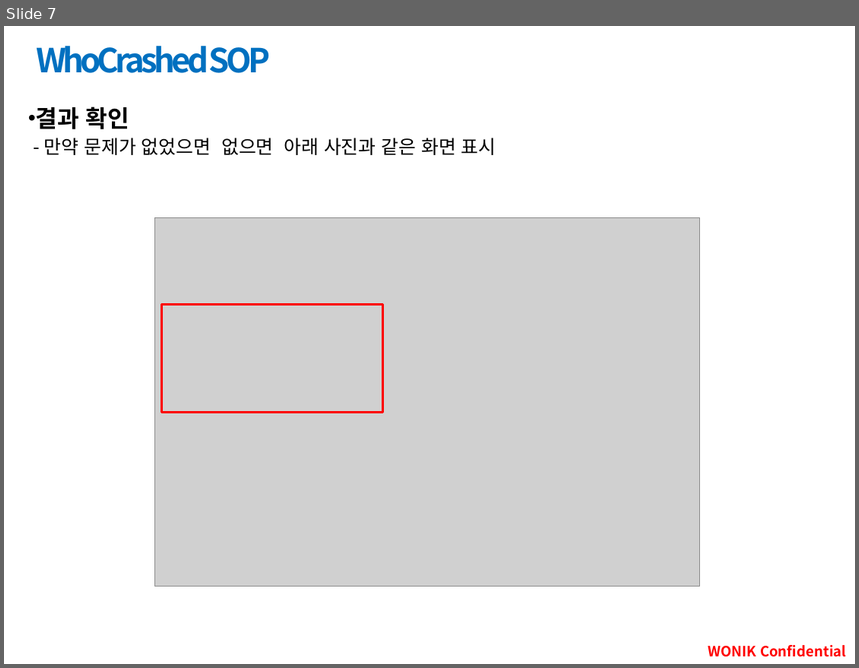
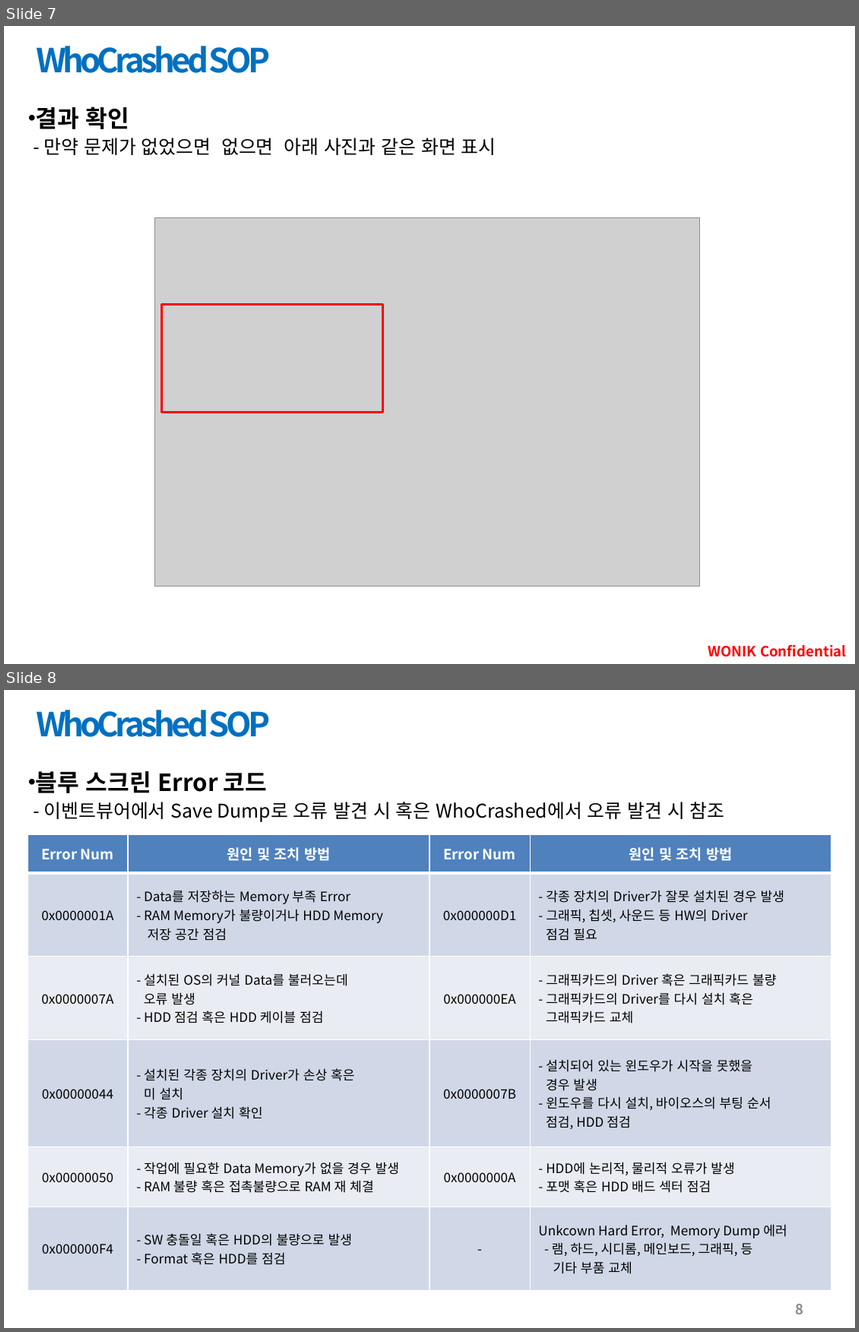
Before and after one commit to kkubunge/V1.1.3_Build_10, a slide deck: Document/01_SOP_기능자료/WhoCrush.pptx. Shown one above the other, each under a label of ours: slide 7 before the commit, slides 7 and 8 after it. The pictures are 859x668 and 859x1332 pixels, drawn with LibreOffice and Linux fonts; fonts in the diff are those of the drawing; grey boxes stand for pictures; background and template pictures are left out. Boxes give left, top, right and bottom in pixels: in the first picture for what was removed or moved away, otherwise in the second. Text is boxed around its words. In the diff, an @@ line names an element or a change of style, - is before the commit and + after.

```diff
--- a/Document/01_SOP_기능자료/WhoCrush.pptx
+++ b/Document/01_SOP_기능자료/WhoCrush.pptx
@@ slide 8 added at box(4, 690, 855, 1328), background picture (left out) @@
@@ title added at box(36, 710, 270, 737), 28 pt, text gradient #17375E to #0070C0, bold @@
+WhoCrashed SOP
@@ text added at box(36, 771, 267, 793), 20 pt, text #000000, bold @@
+• 블루 스크린 Error 코드
@@ text added at box(44, 802, 725, 822), 16 pt, text #000000 @@
+- 이벤트뷰어에서 Save Dump로 오류 발견 시 혹은 WhoCrashed에서 오류 발견 시 참조
@@ table added at box(28, 834, 832, 1291), 6 rows, 4 columns @@
+Error Num | 원인 및 조치 방법 | Error Num | 원인 및 조치 방법
+0x0000001A | - Data를 저장하는 Memory 부족 Error / - RAM Memory가 불량이거나 HDD Memory / 저장 공간 점검 | 0x000000D1 | - 각종 장치의 Driver가 잘못 설치된 경우 발생 / - 그래픽, 칩셋, 사운드 등 HW의 Driver / 점검 필요
+0x0000007A | - 설치된 OS의 커널 Data를 불러오는데 / 오류 발생 / - HDD 점검 혹은 HDD 케이블 점검 | 0x000000EA | - 그래픽카드의 Driver 혹은 그래픽카드 불량 / - 그래픽카드의 Driver를 다시 설치 혹은 / 그래픽카드 교체
+0x00000044 | - 설치된 각종 장치의 Driver가 손상 혹은 / 미 설치 / - 각종 Driver 설치 확인 | 0x0000007B | - 설치되어 있는 윈도우가 시작을 못했을 / 경우 발생 / - 윈도우를 다시 설치, 바이오스의 부팅 순서 / 점검, HDD 점검
+0x00000050 | - 작업에 필요한 Data Memory가 없을 경우 발생 / - RAM 불량 혹은 접촉불량으로 RAM 재 체결 | 0x0000000A | - HDD에 논리적, 물리적 오류가 발생 / - 포맷 혹은 HDD 배드 섹터 점검
+0x000000F4 | - SW 충돌일 혹은 HDD의 불량으로 발생 / - Format 혹은 HDD를 점검 | - | Unkcown Hard Error, Memory Dump 에러 / - 램, 하드, 시디롬, 메인보드, 그래픽, 등 / 기타 부품 교체
@@ page number added at box(796, 1304, 804, 1315), 12 pt, text #8C8C8C, bold @@
+8
```
Also in this commit, not shown: 1 slide changed, 1 other slide added, 26 other files.
